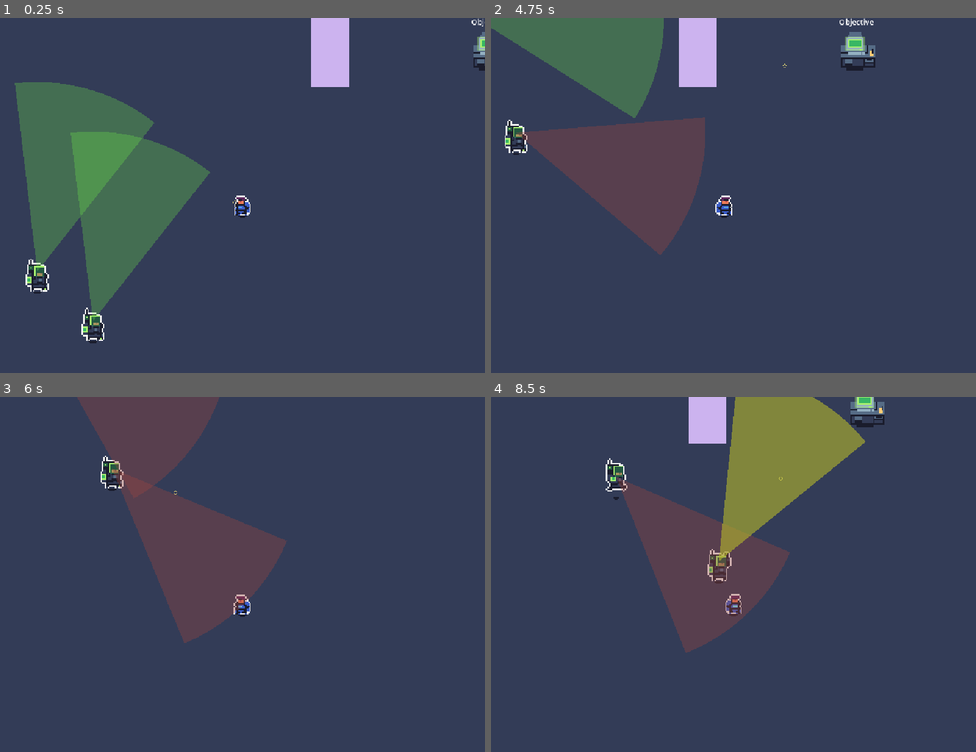
Above: before the commit, frames 1-4 (two rows, left to right).
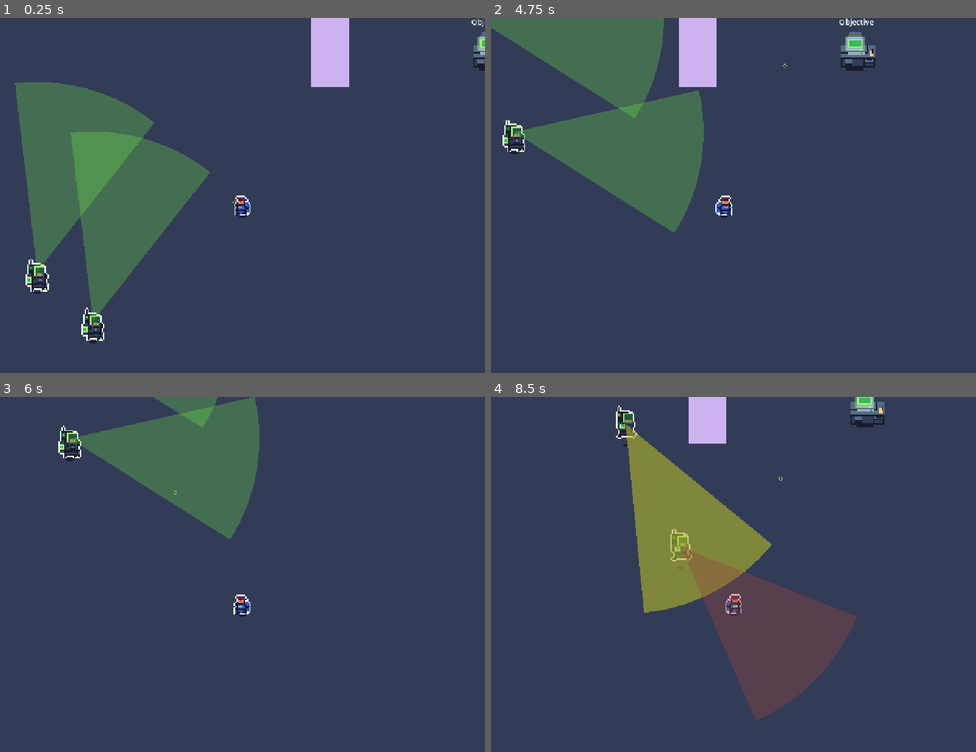
Above: after the commit, the same moments.

Repository: raumsie/Silent-Protocol
Game: Godot game, scene res://Scenes/Level.tscn
The game is run twice, just before and just after one commit, with the same random seed, the same clock (stepped at 60 frames per second) and the same inputs.
Inputs (mouse positions are in pixels of both pictures, inside the frame that each line leads up to):
- Up to frame 1 (0.25 s): no input
- Up to frame 2 (4.75 s): tap Enter at 0.5 s; move the mouse to (840, 181) at 0.52 s; hold Right (ui_right) 0.53-1.25 s; hold Right mouse button (aim) 0.53-1.25 s; click (840, 181) at 0.67 s; drag from (636, 216) to (927, 49) at 1.27 s; move the mouse to (782, 120) at 2.02 s; press the mouse at (782, 120) at 2.03 s; hold Right (ui_right) 2.03-2.75 s; release the mouse at (782, 120) at 2.75 s; drag from (709, 273) to (588, 145) at 2.77 s; move the mouse to (879, 255) at 3.52 s; hold Left (ui_left) 3.53-4.25 s; tap Alt at 3.6 s; drag from (588, 145) to (806, 49) at 4.27 s
- Up to frame 3 (6 s): move the mouse to (266, 578) at 5.02 s; hold Down (ui_down) 5.03-5.75 s; hold Right mouse button (aim) 5.03-5.75 s; click (266, 578) at 5.17 s; drag from (169, 489) to (145, 595) at 5.77 s
- Up to frame 4 (8.5 s): move the mouse to (840, 560) at 6.52 s; press the mouse at (840, 560) at 6.53 s; hold Up (ui_up) 6.53-7.25 s; release the mouse at (840, 560) at 7.25 s; drag from (636, 595) to (568, 404) at 7.27 s; move the mouse to (782, 499) at 8.02 s; hold Down (ui_down) from 8.03 s (still down); tap Alt at 8.1 s

The runs differ from the first frame. In frame 1, less than 0.1% of the frame differs, in the area x 8-10%, y 74-76%; in frame 2, 10%; in frame 3, 18%; in frame 4, 23%, in the area x 23-78%, y 0-91%.

Commit message:
Fixed animation bugs. Made enemy search behavior more realistic. Re-added the Godot icon (the game sometimes tries to load the icon and crashes if it doesn't find it).

Diff:
--- a/Scenes/Level.tscn
+++ b/Scenes/Level.tscn
@@ -1987,6 +1987,7 @@
 search_color = Color(0.70100665, 0.71, 0.17040001, 0.60784316)
 search_duration = 10.0
 combat_speed = 100.0
+search_speed = 90.0
 patrol_path = NodePath("../Path2D")
 
 [node name="Wall" parent="." unique_id=100786468 groups=["walls"] instance=ExtResource("6_tj5wv")]
--- a/Scenes/enemy.tscn
+++ b/Scenes/enemy.tscn
@@ -18,12 +18,13 @@
 visible = false
 shape = SubResource("CapsuleShape2D_ne65n")
 
-[node name="VisionCone2D" parent="." node_paths=PackedStringArray("write_polygon2d") instance=ExtResource("2_1f0kj")]
+[node name="VisionCone2D" parent="." node_paths=PackedStringArray("write_polygon2d", "write_collision_polygon") instance=ExtResource("2_1f0kj")]
 show_behind_parent = true
 rotation = -1.5707964
 angle_deg = 45
 max_distance = 400.0
 write_polygon2d = NodePath("VisionConeRenderer2")
+write_collision_polygon = NodePath("VisionConeArea2/VisionConeCollider")
 
 [node name="VisionConeRenderer2" type="Polygon2D" parent="VisionCone2D"]
 show_behind_parent = true
--- a/Scripts/Enemy.gd
+++ b/Scripts/Enemy.gd
@@ -83,6 +83,7 @@
 var anim_time: float = 0.0
 var is_playing_oneshot: bool = false
 var oneshot_token: int = 0
+var is_moving_override: bool = false
 
 
 @onready var vision_cone = $VisionCone2D
@@ -108,6 +109,9 @@
 
 	if not GameManager.player_spotted.is_connected(_on_global_alert):
 		GameManager.player_spotted.connect(_on_global_alert)
+
+	if not GameManager.player_lost.is_connected(_on_global_player_lost):
+		GameManager.player_lost.connect(_on_global_player_lost)
 
 	# Wait for plugin to initialize
 	await get_tree().create_timer(0.5).timeout
@@ -205,6 +209,29 @@
 	is_alerted = false
 
 
+# Radio "lost" broadcast from another enemy that just lost sight of the player and
+# dropped to SEARCH. Any enemy that doesn't currently have its own eyes on the player
+# should give up whatever it was doing (PATROL, blind COMBAT pursuit, or an already
+# in-progress SEARCH) and go look around the fresh last-known position too.
+func _on_global_player_lost(losing_enemy: Node, last_known_position: Vector2):
+	if losing_enemy == self or has_player_in_sight:
+		return
+
+	player_last_known_position = last_known_position
+	path_waypoints = PackedVector2Array()
+	current_waypoint_index = 0
+
+	if current_state == State.SEARCH:
+		# Already searching - just redirect it at the fresher last-known position
+		print(name, ": already searching, redirecting to fresher last-known position from ", losing_enemy.name)
+		search_center = last_known_position
+		search_timer = search_duration
+		pick_new_search_target()
+	else:
+		print(name, ": ", losing_enemy.name, " lost the player - joining the search near ", last_known_position)
+		set_state(State.SEARCH)
+
+
 func setup_vision_renderer():
 	if vision_renderer:
 		vision_renderer.visible = true
@@ -268,8 +295,12 @@
 
 func update_patrol(delta):
 	if use_patrol_path and path_follow:
+		var previous_position = global_position
 		path_follow.progress += patrol_speed * delta
 		global_position = path_follow.global_position
+		# Path-follow movement bypasses velocity/move_and_slide, so animation
+		# state has to be derived from actual position delta instead.
+		is_moving_override = previous_position.distance_to(global_position) > 0.1
 
 		if path_follow.rotates:
 			update_facing(Vector2.RIGHT.rotated(path_follow.rotation))
@@ -506,6 +537,7 @@
 
 func _physics_process(delta):
 	velocity = Vector2.ZERO
+	is_moving_override = false
 
 	match current_state:
 		State.PATROL:
@@ -516,7 +548,7 @@
 			update_search(delta)
 
 	# velocity is final for this tick now
-	update_idle_run_animation(delta, velocity.length() > 0.1)
+	update_idle_run_animation(delta, velocity.length() > 0.1 or is_moving_override)
 
 	if player_ref and is_instance_valid(player_ref):
 		var los = has_line_of_sight_to(player_ref.global_position)
--- a/Scripts/Level.gd
+++ b/Scripts/Level.gd
@@ -30,7 +30,7 @@
 	])
 	source_geometry.add_traversable_outline(boundary)
 
-	# Carve a hole per wall in group "walls"; holes wind opposite to the outer boundary
+	# Carve a hole per wall in group "walls"
 	for wall in get_tree().get_nodes_in_group("walls"):
 		for child in wall.get_children():
 			if child is CollisionShape2D and child.shape is RectangleShape2D:
--- a/Scripts/PathfindingManager.gd
+++ b/Scripts/PathfindingManager.gd
@@ -28,7 +28,7 @@
 	astar_grid.offset = Vector2(CELL_SIZE / 2, CELL_SIZE / 2)  # Center paths on tiles
 	astar_grid.update()
 
-	# Tiles carry no walkability data (ground art only) — mark solid cells from
+	# Tiles carry no walkability data (ground art only). Mark solid cells from
 	# wall collision shapes instead, same approach as Level.gd's navmesh carving.
 	var solid_count := 0
 	for wall in get_tree().get_nodes_in_group("walls"):
--- /dev/null
+++ b/icon.svg
@@ -0,0 +1 @@
+<svg xmlns="http://www.w3.org/2000/svg" width="128" height="128"><rect width="124" height="124" x="2" y="2" fill="#363d52" stroke="#212532" stroke-width="4" rx="14"/><g fill="#fff" transform="translate(12.322 12.322)scale(.101)"><path d="M105 673v33q407 354 814 0v-33z"/><path fill="#478cbf" d="m105 673 152 14q12 1 15 14l4 67 132 10 8-61q2-11 15-15h162q13 4 15 15l8 61 132-10 4-67q3-13 15-14l152-14V427q30-39 56-81-35-59-83-108-43 20-82 47-40-37-88-64 7-51 8-102-59-28-123-42-26 43-46 89-49-7-98 0-20-46-46-89-64 14-123 42 1 51 8 102-48 27-88 64-39-27-82-47-48 49-83 108 26 42 56 81zm0 33v39c0 276 813 276 814 0v-39l-134 12-5 69q-2 10-14 13l-162 11q-12 0-16-11l-10-65H446l-10 65q-4 11-16 11l-162-11q-12-3-14-13l-5-69z"/><path d="M483 600c0 34 58 34 58 0v-86c0-34-58-34-58 0z"/><circle cx="725" cy="526" r="90"/><circle cx="299" cy="526" r="90"/></g><g fill="#414042" transform="translate(12.322 12.322)scale(.101)"><circle cx="307" cy="532" r="60"/><circle cx="717" cy="532" r="60"/></g></svg>
Not shown, added: icon.svg.import
Not shown, changed: README.md
